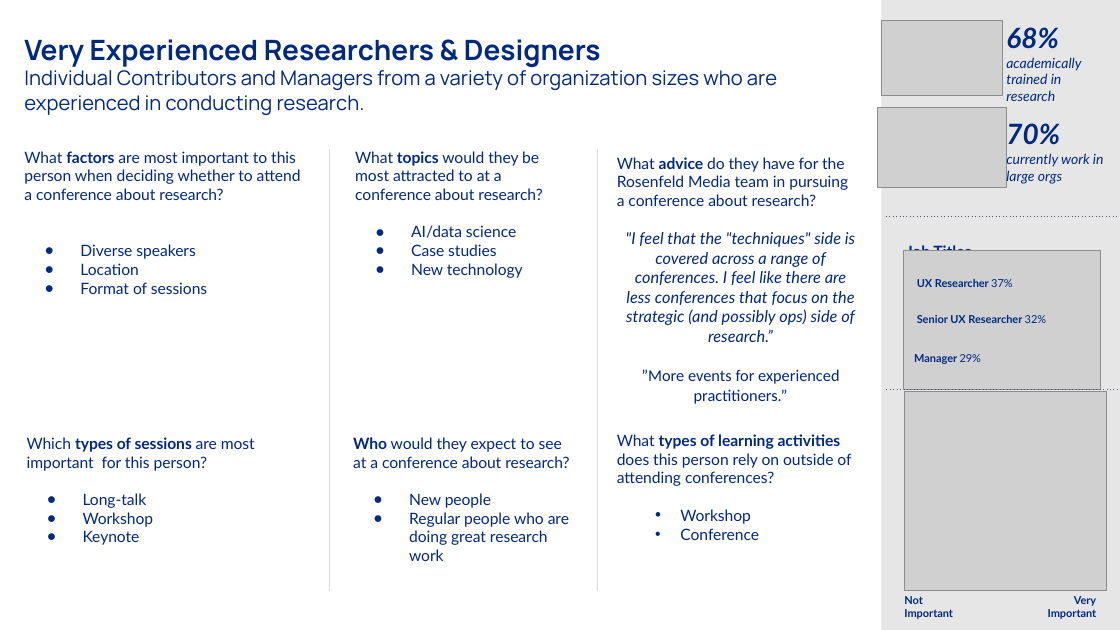
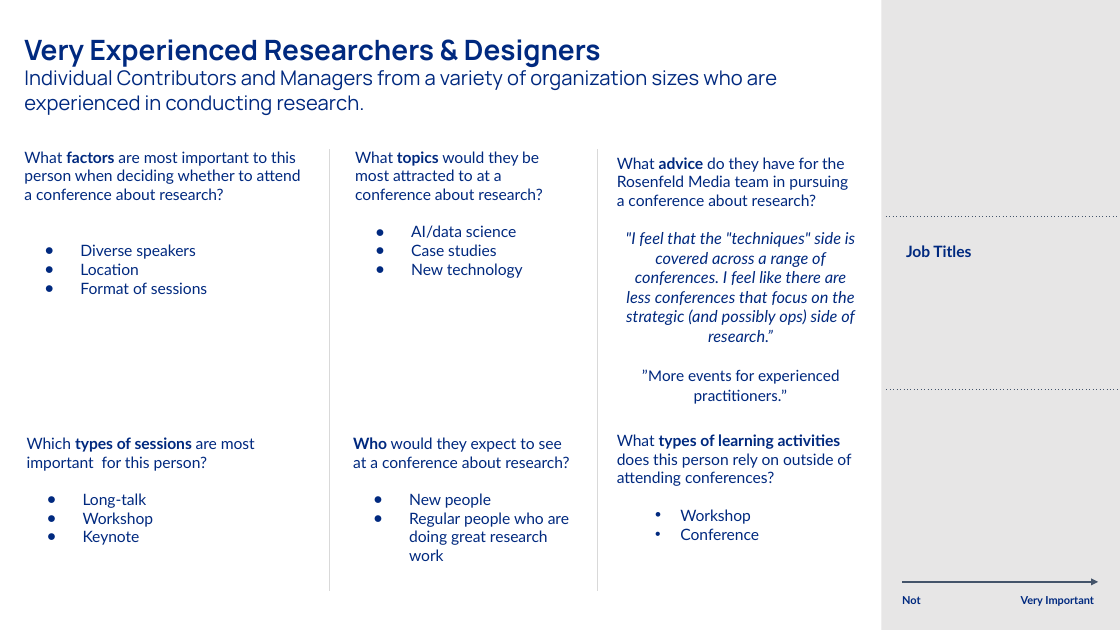
Before and after one commit to PersonaPredicta/Survey_Says..., a slide deck: slide 2 of established_personas.pptx. Drawn at 1120x630 pixels with LibreOffice and Linux fonts; fonts in the diff are those of the drawing; grey boxes stand for pictures. Boxes give left, top, right and bottom in pixels: in the first picture for what was removed or moved away, otherwise in the second. Text is boxed around its words. In the diff, an @@ line names an element or a change of style, - is before the commit and + after.

```diff
--- a/established_personas.pptx
+++ b/established_personas.pptx
@@ group removed at (877,21,1107,591): 5 texts, 4 pictures @@
-68%
-academically trained in research
-70%
-currently work in large orgs
-UX Researcher 37%
-Senior UX Researcher 32%
-Manager 29%
@@ text at (1021,596,1094,606): text changed @@
-Very
-Important
+Very Important
@@ text at (904,609,953,619): paragraph removed @@
-Important
```
Also in this commit, not shown: 4 other slides changed.
